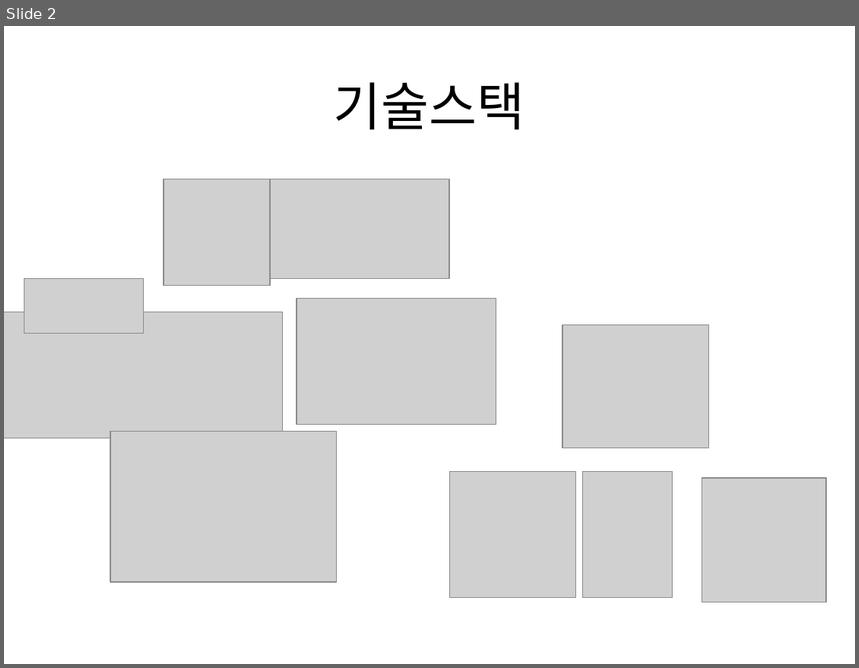
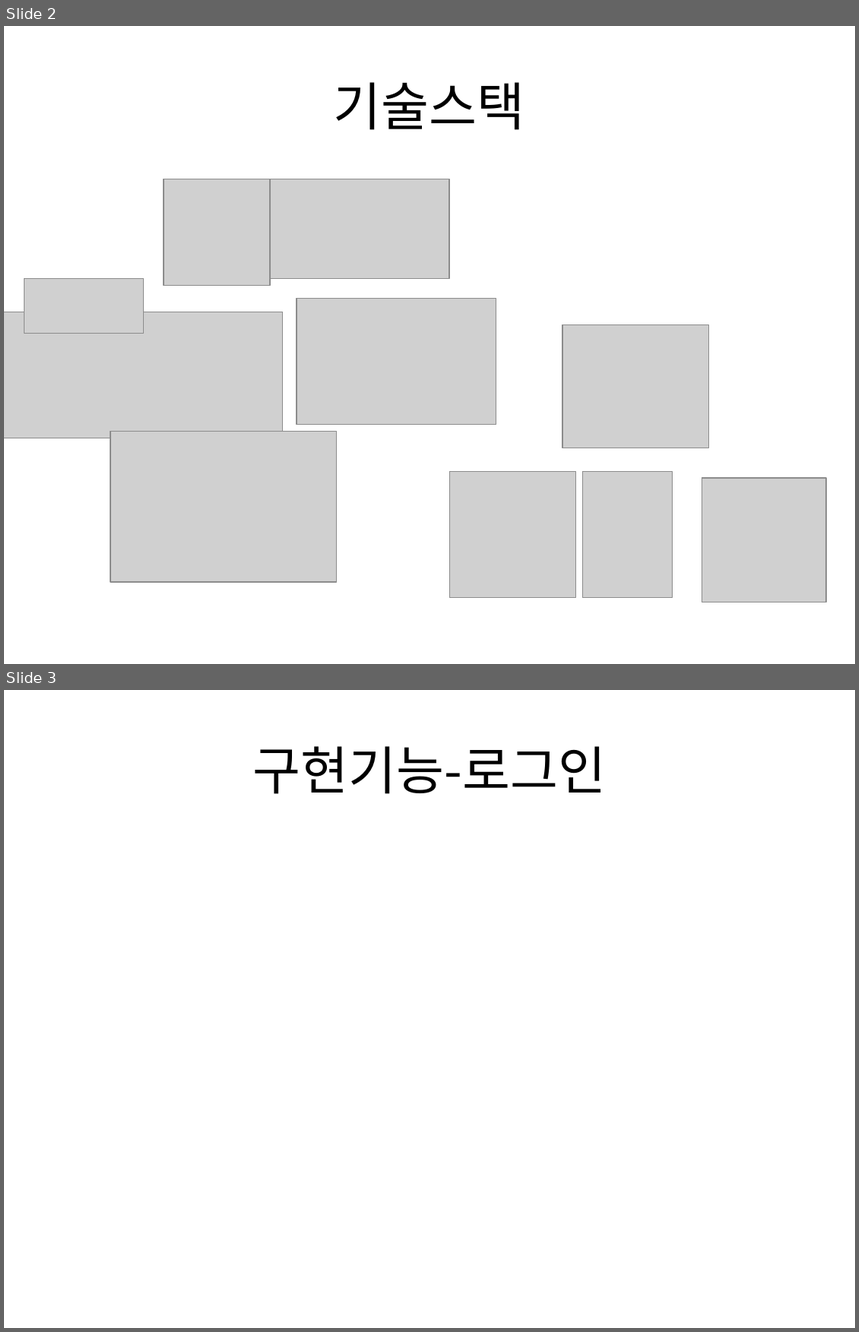
Before and after one commit to agitated-deduction/elderlyCareSystem, a slide deck: agitd_arra/웹 발표.pptx. Shown one above the other, each under a label of ours: slide 2 before the commit, slides 2 and 3 after it. The pictures are 859x668 and 859x1332 pixels, drawn with LibreOffice and Linux fonts; fonts in the diff are those of the drawing; grey boxes stand for pictures. Boxes give left, top, right and bottom in pixels: in the first picture for what was removed or moved away, otherwise in the second. Text is boxed around its words. In the diff, an @@ line names an element or a change of style, - is before the commit and + after.

```diff
--- a/agitd_arra/웹 발표.pptx
+++ b/agitd_arra/웹 발표.pptx
@@ slide 3 added at [4,690,855,1328], background #FFFFFF @@
@@ title added at [253,746,607,794], 44 pt, text #000000 @@
+구현기능-로그인
```
Also in this commit, not shown: 1 slide removed, 17 other files.
